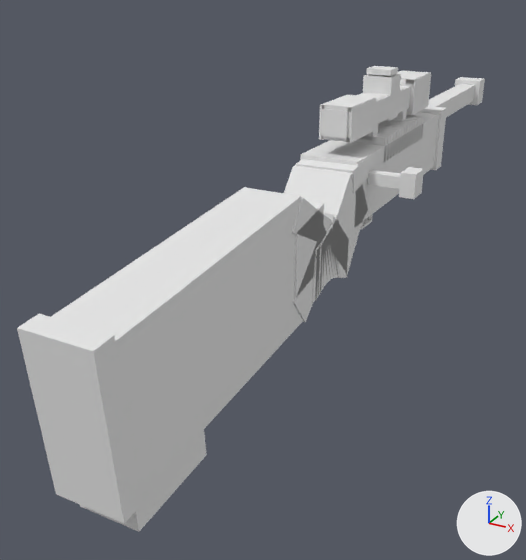
The OBJ model src/main/resources/assets/mareeletrica/models/block/armory21_sniper_patinho_body.obj: old version first, new version second.
Rendered twice from a camera (50 mm lens) standing at (1.65, -3.56, 1.41) and looking at (0.23, -0.97, 0.12). Every picture has the same lights, and +X, +Y and +Z are marked at lower right. The picture after the commit comes second. Where no turn or scale is listed for an object, it has been applied to the vertices. Vertices at exactly the same position are counted once.

Objects in the first picture: 'armory21_sniper_patinho_body'.
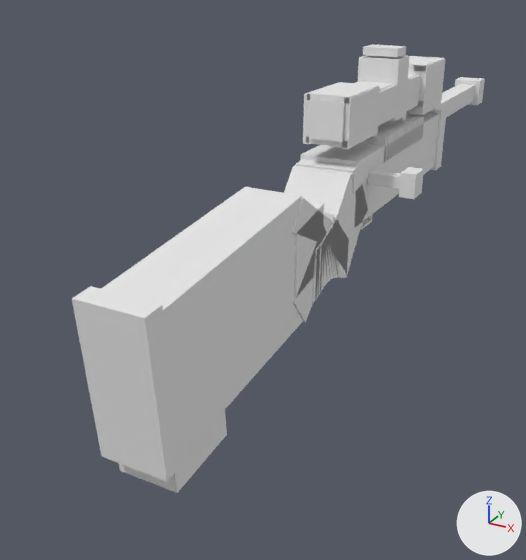
The edits, one by one:
me_armory21_sniper_patinho_body is used by ob_armory21_sniper_patinho_body; location (0.0, 0.0, 0.0).
me_armory21_sniper_patinho_body had 600 vertices, 450 faces and spanned x 0.37..0.84, y -2.48..1.36, z -0.02..0.98.
me_armory21_sniper_patinho_body now has 600 vertices, 450 faces and spans x 0.37..0.84, y -2.29..1.36, z -0.02..1.07.
me_armory21_sniper_patinho_body part 1: the loose piece of 8 vertices spanning x 0.55..0.59, y -0.16..0.1, z 0.74..0.9 is scaled about its middle by (1.4, 1.2, 1.4), then moved by (0.03, 0.07, 0.03).
me_armory21_sniper_patinho_body part 2: the loose piece of 8 vertices spanning x 0.44..0.59, y -0.16..0.1, z 0.74..0.78 is scaled about its middle by (1.4, 1.2, 1.4), then moved by (0.01, 0.07, 0.0).
me_armory21_sniper_patinho_body part 3: the loose piece of 8 vertices spanning x 0.44..0.59, y -0.16..0.1, z 0.86..0.9 is scaled about its middle by (1.4, 1.2, 1.4), then moved by (0.01, 0.07, 0.05).
me_armory21_sniper_patinho_body part 4: the loose piece of 8 vertices spanning x 0.55..0.57, y -0.63..-0.15, z 0.77..0.87 is scaled about its middle by (1.4, 1.2, 1.4), then moved by (0.02, 0.0, 0.03).
me_armory21_sniper_patinho_body part 5: the loose piece of 8 vertices spanning x 0.46..0.56, y -0.63..-0.15, z 0.85..0.87 is scaled about its middle by (1.4, 1.2, 1.4), then moved by (0.0, 0.0, 0.05).
me_armory21_sniper_patinho_body part 6: the loose piece of 8 vertices spanning x 0.45..0.57, y -0.89..-0.63, z 0.87..0.89 is scaled about its middle by (1.4, 1.2, 1.4), then moved by (0.01, -0.07, 0.05).
me_armory21_sniper_patinho_body part 7: the loose piece of 8 vertices spanning x 0.45..0.57, y -0.89..-0.63, z 0.75..0.77 is scaled about its middle by (1.4, 1.2, 1.4), then moved by (0.01, -0.07, 0.0).
me_armory21_sniper_patinho_body part 8: the loose piece of 8 vertices spanning x 0.44..0.46, y -0.89..-0.63, z 0.75..0.89 is scaled about its middle by (1.4, 1.2, 1.4), then moved by (-0.02, -0.07, 0.03).
me_armory21_sniper_patinho_body part 9: the loose piece of 8 vertices spanning x 0.56..0.58, y -0.89..-0.63, z 0.75..0.89 is scaled about its middle by (1.4, 1.2, 1.4), then moved by (0.03, -0.07, 0.03).
me_armory21_sniper_patinho_body part 10: the loose piece of 8 vertices spanning x 0.45..0.56, y -0.42..-0.33, z 0.95..0.98 is scaled about its middle by (1.4, 1.2, 1.4), then moved by (0.0, 0.0, 0.08).
me_armory21_sniper_patinho_body part 11: the loose piece of 8 vertices spanning x 0.46..0.56, y -0.9..-0.89, z 0.77..0.88 is scaled about its middle by (1.4, 1.2, 1.4), then moved by (0.0, -0.1, 0.03).
me_armory21_sniper_patinho_body part 12: the loose piece of 8 vertices spanning x 0.44..0.57, y -0.43..-0.32, z 0.76..0.94 is scaled about its middle by (1.4, 1.2, 1.4), then moved by (0.0, 0.01, 0.04).
me_armory21_sniper_patinho_body part 13: the loose piece of 8 vertices spanning x 0.39..0.61, y -2.38..-2.02, z -0.02..0.13 is scaled about its middle by (1, 0.82, 1), then moved by (0.0, 0.15, 0.0).
me_armory21_sniper_patinho_body part 14: the loose piece of 8 vertices spanning x 0.38..0.62, y -2.48..-2.36, z 0.07..0.61 is moved by (0.0, 0.19, 0.0).
me_armory21_sniper_patinho_body part 15: the loose piece of 8 vertices spanning x 0.39..0.61, y -2.4..-1.36, z 0.09..0.68 is scaled about its middle by (1, 0.82, 1), then moved by (0.0, 0.09, 0.0).
Other edits to the shape of me_armory21_sniper_patinho_body do not show in these pictures.

Where the change shows, as pixel boxes [x1, y1, x2, y2] in the pictures (526 x 560 px; the box of a moved part takes in the faces that stretch with it):
'armory21_sniper_patinho_body', reshaped (12% narrower)
    before: [17, 66, 485, 532]
    after: [72, 44, 485, 493]
part 1 of me_armory21_sniper_patinho_body, moved or reshaped
    before: [406, 73, 431, 115]
    after: [410, 59, 445, 115]
part 2 of me_armory21_sniper_patinho_body, moved or reshaped
    before: [407, 105, 412, 114]
    after: [407, 101, 423, 114]
part 3 of me_armory21_sniper_patinho_body, moved or reshaped
    before: [397, 71, 431, 89]
    after: [408, 56, 445, 78]
part 4 of me_armory21_sniper_patinho_body, moved or reshaped
    before: [374, 86, 411, 126]
    after: [377, 75, 421, 126]
part 5 of me_armory21_sniper_patinho_body, moved or reshaped (mostly hidden)
    before: [360, 85, 409, 100]
    after: [358, 73, 418, 90]
part 6 of me_armory21_sniper_patinho_body, moved or reshaped
    before: [322, 95, 375, 112]
    after: [307, 82, 379, 104]
part 7 of me_armory21_sniper_patinho_body, moved or reshaped
    before: [321, 134, 350, 142]
    after: [306, 136, 348, 148]
part 8 of me_armory21_sniper_patinho_body, moved or reshaped
    before: [319, 96, 343, 140]
    after: [303, 86, 327, 144]
part 9 of me_armory21_sniper_patinho_body, moved or reshaped
    before: [346, 98, 376, 143]
    after: [342, 87, 380, 149]
part 10 of me_armory21_sniper_patinho_body, moved or reshaped
    before: [366, 66, 398, 76]
    after: [363, 44, 406, 57]
part 11 of me_armory21_sniper_patinho_body, moved or reshaped
    before: [323, 109, 348, 138]
    after: [309, 99, 345, 142]
part 12 of me_armory21_sniper_patinho_body, moved or reshaped
    before: [363, 74, 401, 121]
    after: [358, 55, 410, 121]
part 13 of me_armory21_sniper_patinho_body, moved or reshaped
    before: [79, 430, 207, 532]
    after: [119, 410, 227, 493]
part 14 of me_armory21_sniper_patinho_body, moved or reshaped
    before: [17, 314, 142, 523]
    after: [72, 286, 182, 482]
part 15 of me_armory21_sniper_patinho_body, moved or reshaped
    before: [51, 187, 303, 497]
    after: [101, 187, 303, 459]
